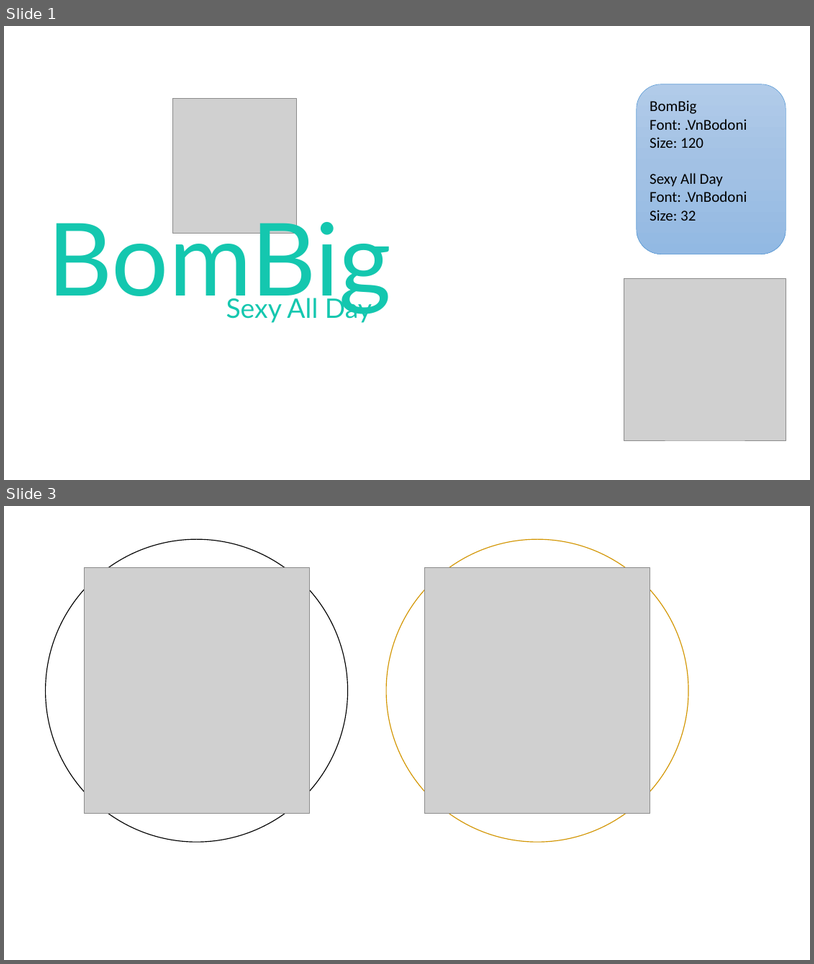
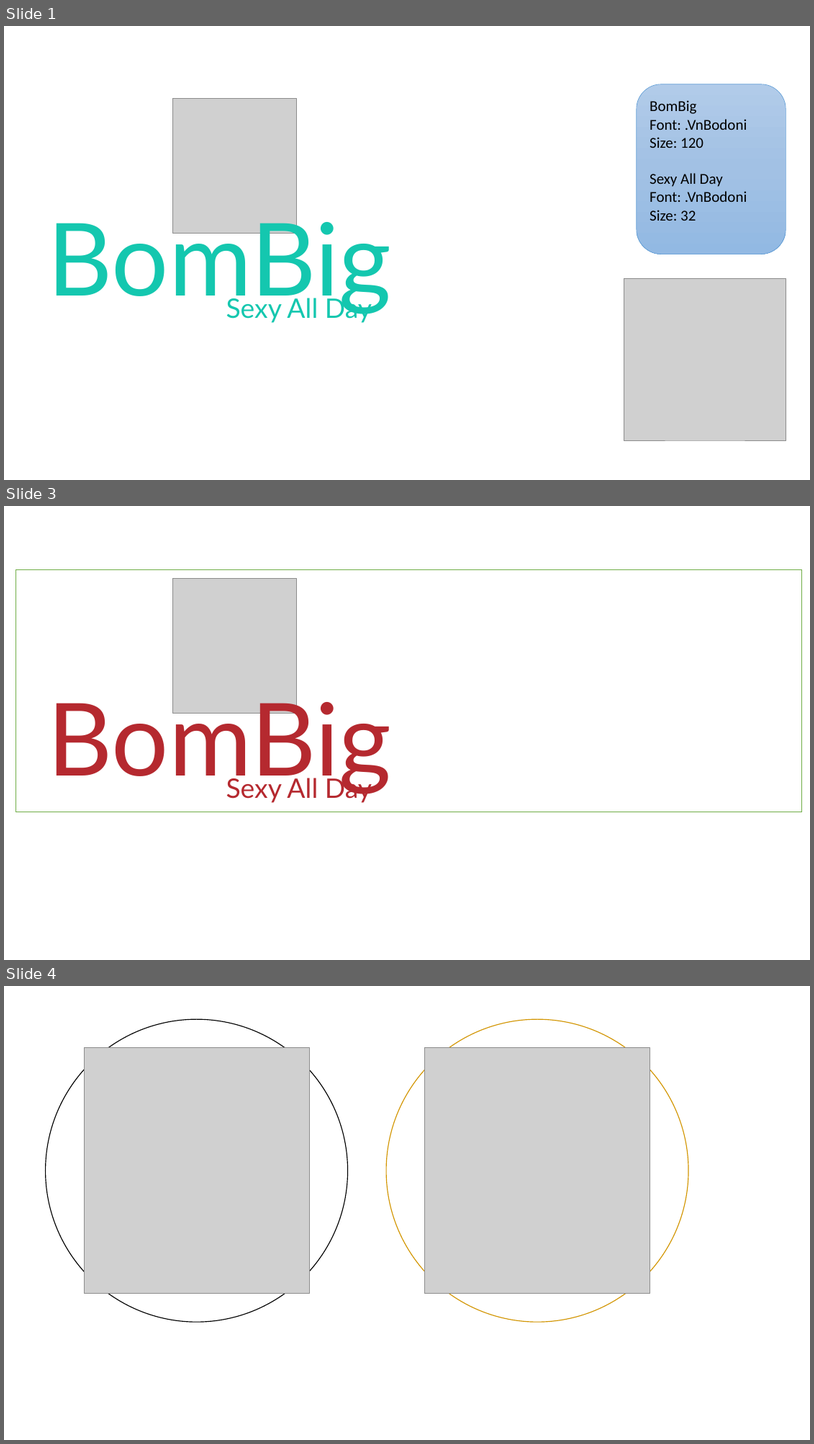
Before and after one commit to NGUYEN-LONG-BS/JAVASCRIPT_MINI_PROJECTS, a slide deck: JS05_WEB_TRANGDIEMCODAU_DEMO/DESIGNER/BOMBIG_SEXY_ALL_DAY.pptx. Shown one above the other, each under a label of ours: slides 1 and 3 before the commit, slides 1, 3 and 4 after it; the slides between them are not shown. The pictures are 814x964 and 814x1444 pixels, drawn with LibreOffice and Linux fonts; fonts in the diff are those of the drawing; grey boxes stand for pictures. Boxes give left, top, right and bottom in pixels: in the first picture for what was removed or moved away, otherwise in the second. Text is boxed around its words. In the diff, an @@ line names an element or a change of style, - is before the commit and + after.

```diff
--- a/JS05_WEB_TRANGDIEMCODAU_DEMO/DESIGNER/BOMBIG_SEXY_ALL_DAY.pptx
+++ b/JS05_WEB_TRANGDIEMCODAU_DEMO/DESIGNER/BOMBIG_SEXY_ALL_DAY.pptx
@@ slide 3 added at (4, 506, 810, 960), background #FFFFFF @@
@@ rectangle added at (16, 570, 802, 812), outline #70AD47 1 pt @@
@@ picture added at (172, 579, 297, 713) @@
@@ text added at (48, 688, 392, 794), 120 pt, text #B5292F @@
+BomBig
@@ text added at (226, 775, 372, 803), 32 pt, text #B5292F @@
+Sexy All Day
@@ what was slide 3 is now slide 4 @@
```
Also in this commit, not shown: 1 slide changed.
